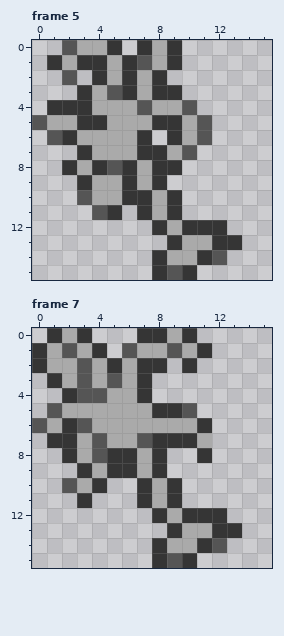
File history of a pixel-art file, art/neuron/neuron.ase. Above: the version before the commit.
16x16 pixels, 10 frames. Shown: frame 5, frame 7. The commit also changed other frames, which this record leaves out.
Now the later version:
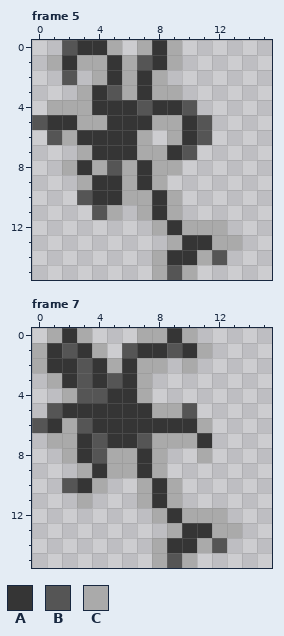
Palette (. is transparent): A #353535  B #555555  C #aaaaaa
The exact change:
layer "dark fill" added
layer "light fill" added
Changed rows in their new state; - is an unchanged pixel.
Frame 5, layers "light fill", "dark fill":
first column x 1:
 0 --AAC-CAC----
 1 CACCAC-AC----
 2 ---CACAC-----
 3 --CA-CACC----
 4 CCCAAA-AA----
 5 AACCAAACCA---
 6 -CAAAAC-CA---
 7 --CAAACCA----
 8 -CAC-CACC----
 9 --CAACAC-----
10 ---AACCAC----
11 ----C-CAC----
12 -------CACCC-
13 --------CAACC
14 -------CAAC--
15 -------C-C---
Frame 7, layers "light fill", "dark fill":
first column x 0:
 0 -CAC---CCAC---
 1 CA-AC--AA-AC--
 2 CAA-ACACC-C---
 3 -CA-A-AC------
 4 --C--AAC------
 5 --AAAAAACC----
 6 -AC-AAAAAAAC--
 7 -CCA-AA-CCCA--
 8 --CA-CCAC--C--
 9 ---CACCAC-----
10 ---AC--CAC----
11 ---C---CAC----
12 --------CACCC-
13 ---------CAACC
14 --------CAAC--
15 --------C-C---
Changed places in both pictures, as pixel boxes (x1, y1, x2, y2):
changed: (47, 40, 242, 280)
changed: (32, 328, 242, 568)
